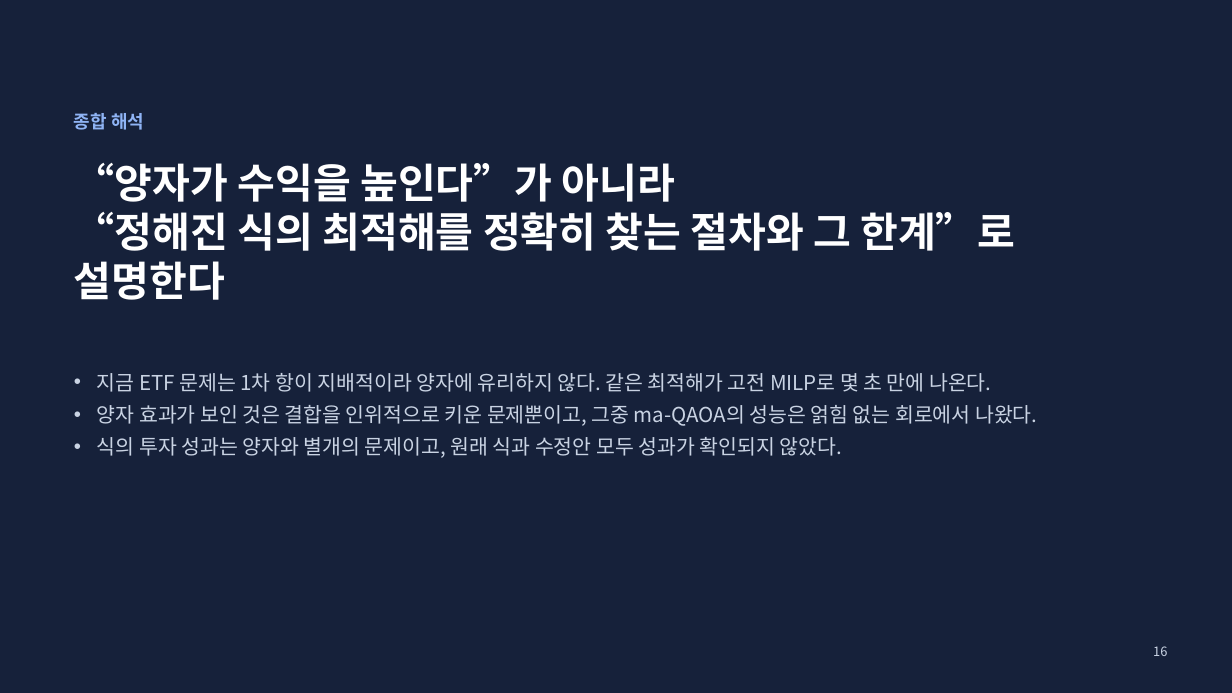
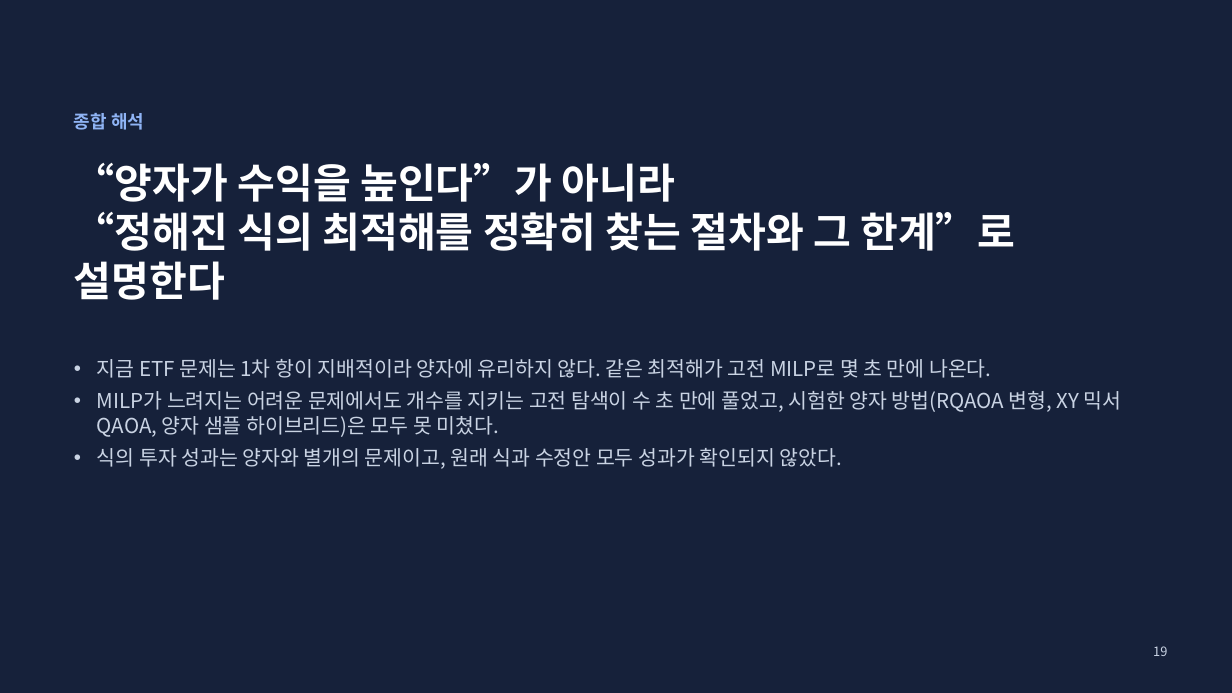
Before and after one commit to 202155570/norma-qaoa, a slide deck: slide 19 of docs/qaoa_research_report_2026-11-19.pptx (slide 16 before the commit). Drawn at 1232x693 pixels with LibreOffice and Linux fonts; fonts in the diff are those of the drawing. Boxes give left, top, right and bottom in pixels: in the first picture for what was removed or moved away, otherwise in the second. Text is boxed around its words. In the diff, an @@ line names an element or a change of style, - is before the commit and + after.

```diff
--- a/docs/qaoa_research_report_2026-11-19.pptx
+++ b/docs/qaoa_research_report_2026-11-19.pptx
@@ text "지금 ETF 문제는 1차 항이 ...": place and size @@
-text "지금 ETF 문제는 1차 항이 ..." at <box>97,373,1037,458</box>
+text "지금 ETF 문제는 1차 항이 ..." at <box>97,359,1122,469</box>
@@ text at <box>97,391,1122,437</box>: text changed @@
-• 양자 효과가 보인 것은 결합을 인위적으로 키운 문제뿐이고, 그중 ma-QAOA의 성능은 얽힘 없는 회로에서 나왔다.
+• MILP가 느려지는 어려운 문제에서도 개수를 지키는 고전 탐색이 수 초 만에 풀었고, 시험한 양자 방법(RQAOA 변형, XY 믹서 QAOA, 양자 샘플 하이브리드)은 모두 못 미쳤다.
@@ page number at <box>1153,646,1167,656</box>: text changed @@
-16
+19
```
Also in this commit, not shown: 6 other slides changed, 3 slides added, 3 other files.
